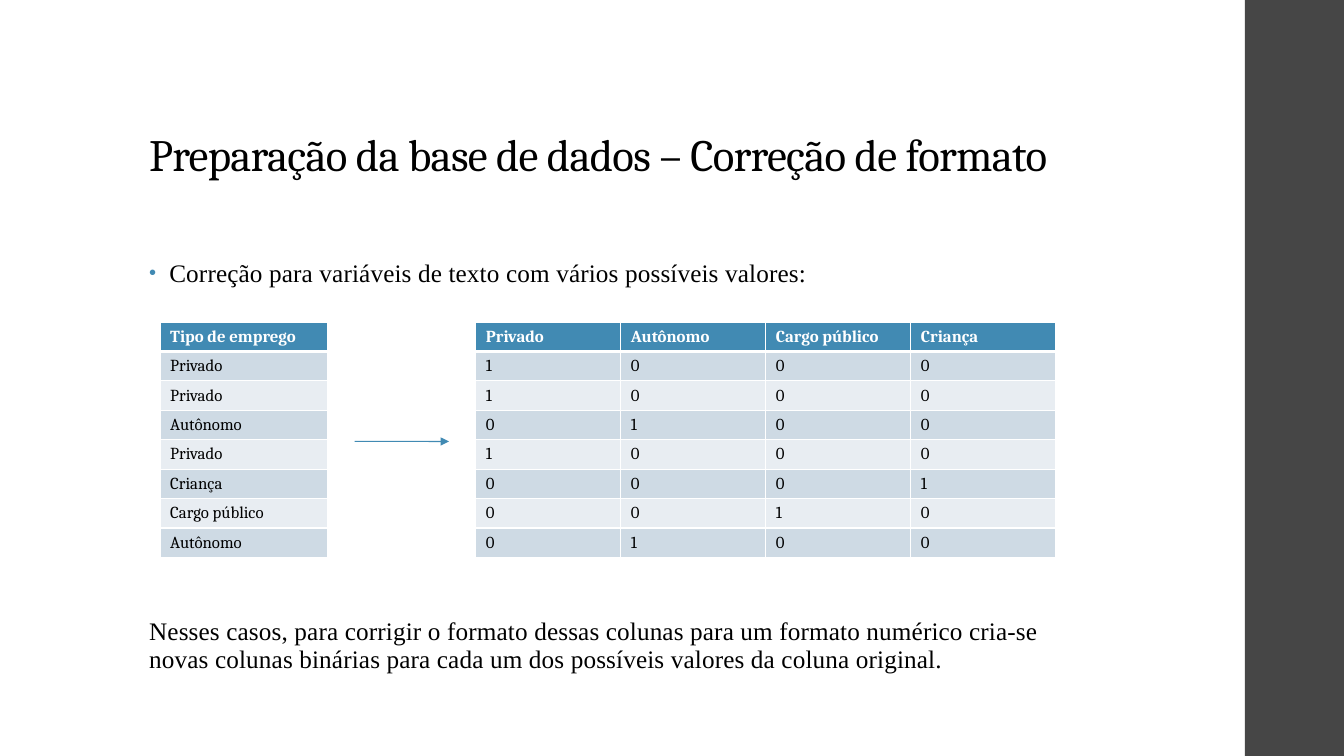
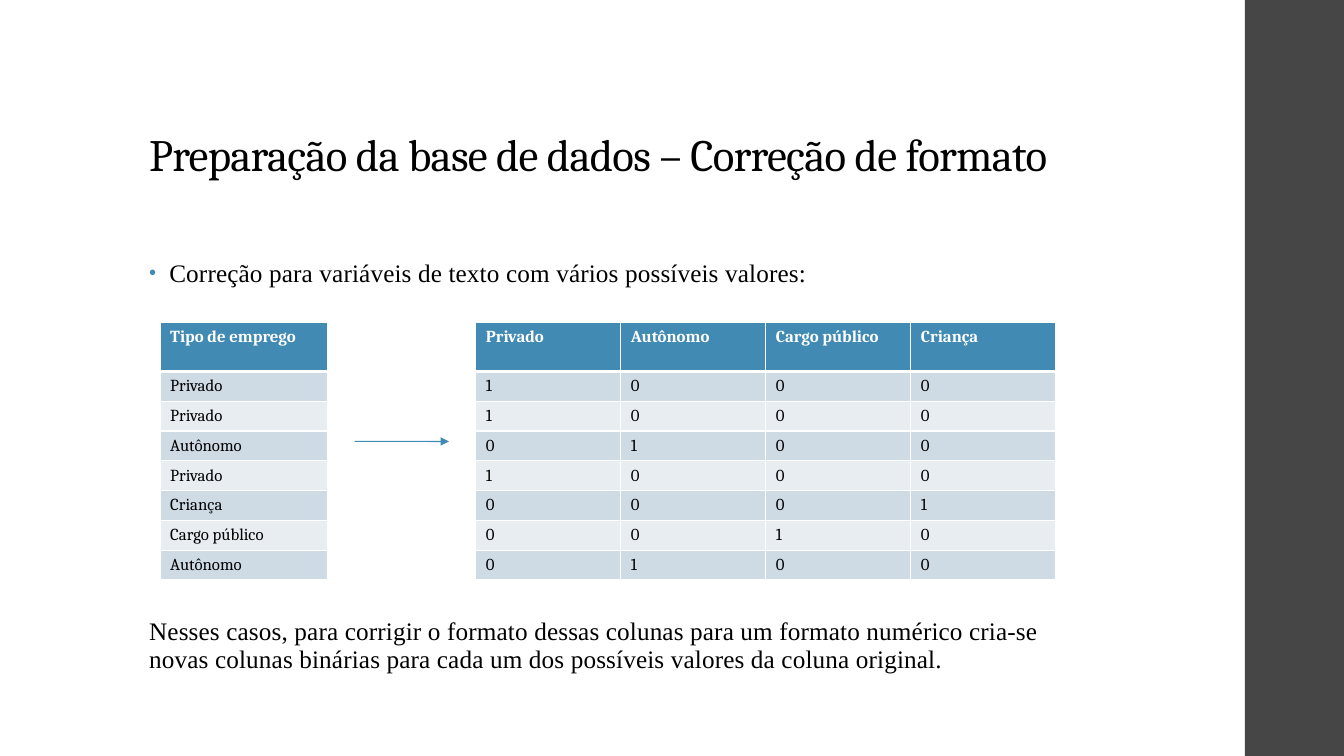
Before and after one commit to ViniPilan/avc-modeling, a slide deck: slide 11 of apresentação.odp (slide 9 before the commit). Drawn at 1344x756 pixels with LibreOffice and Linux fonts; fonts in the diff are those of the drawing. Boxes give left, top, right and bottom in pixels: in the first picture for what was removed or moved away, otherwise in the second. Text is boxed around its words. In the diff, an @@ line names an element or a change of style, - is before the commit and + after.

```diff
--- a/apresentação.odp
+++ b/apresentação.odp
@@ table: place and size @@
-table at <box>160,322,328,552</box>
+table at <box>160,322,328,580</box>
@@ table: place and size @@
-table at <box>476,322,1057,552</box>
+table at <box>476,322,1057,580</box>
```
Also in this commit, not shown: 2 other slides changed, 5 slides added, 2 slides removed, 3 other files.
